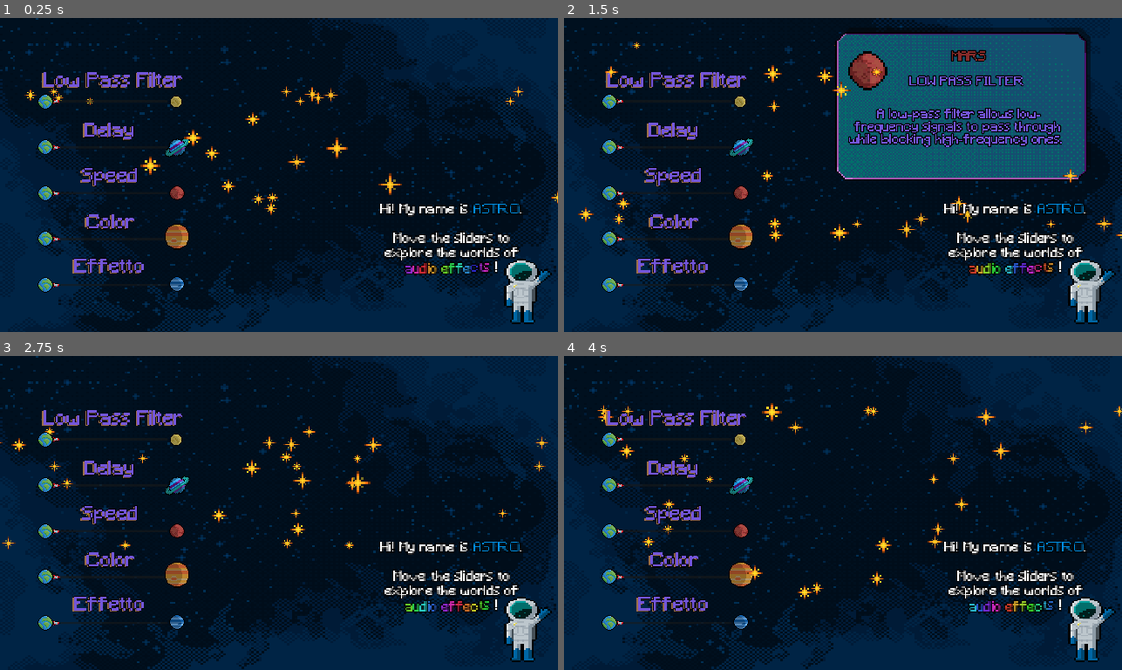
Above: before the commit, frames 1-4 (two rows, left to right).
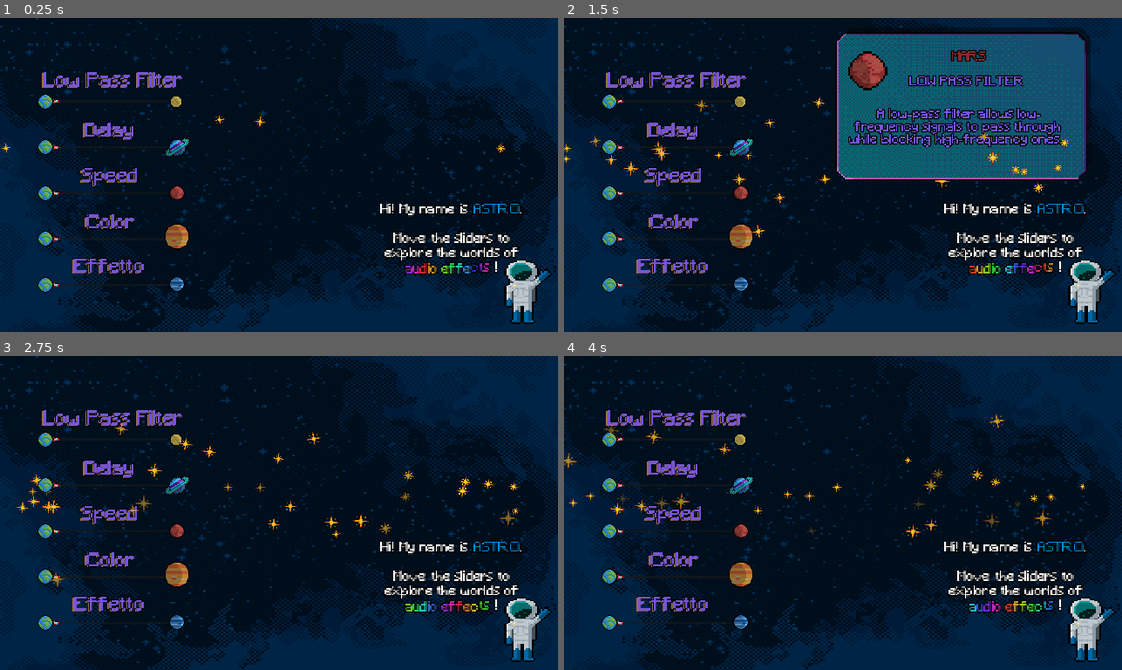
Above: after the commit, the same moments.

Repository: mengo1993/gianluandreeducationalgamejam
Game: Godot game, scene res://game.tscn
Two runs of this game, one before a commit and one after it. Both use one fixed random seed, a clock stepped at 60 frames per second and the inputs below. Sound files missing from this copy of the repository are replaced by a short silence.
Inputs (mouse positions are in pixels of both pictures, inside the frame that each line leads up to):
- Up to frame 1 (0.25 s): no input
- Up to frame 2 (1.5 s): move the mouse to (965, 159) at 0.52 s; move the mouse to (731, 190) at 1.27 s
- Up to frame 3 (2.75 s): move the mouse to (334, 443) at 2.02 s
- Up to frame 4 (4 s): move the mouse to (815, 575) at 2.77 s; move the mouse to (1010, 560) at 3.52 s

The runs differ from the first frame. In frame 1, 0.8% of the frame differs, in the area x 0-100%, y 21-63%; in frame 2, 1.2%; in frame 3, 1.4%; in frame 4, 1.5%, in the area x 0-100%, y 15-78%.

Commit message:
particelle modificate

Diff:
--- a/game.gd
+++ b/game.gd
@@ -6,10 +6,11 @@
 # Your defined constants for particles (remains unchanged)
 const MIN_PARTICLES : int = 8
 const MAX_PARTICLES : int = 100
-const MIN_LIFETIME : float = 0.5
-const MAX_LIFETIME : float = 5.0
-const MIN_SPEED : float = 30.0
-const MAX_SPEED : float = 500.0
+const MIN_LIFETIME : float = 2.0
+const MAX_LIFETIME : float = 8.0
+const MIN_SPEED : float = 1.0
+const MAX_START_SPEED : float = 10.0
+const MAX_SPEED : float = 200.0
 
 # Constants for Hue Variation Range (using -1.0 to 1.0 as the full range)
 # Adjust these based on how much hue variation you want to allow.
@@ -29,7 +30,7 @@
 		if particles1.process_material is ParticleProcessMaterial:
 			var material1 := particles1.process_material as ParticleProcessMaterial
 			material1.initial_velocity_min = MIN_SPEED
-			material1.initial_velocity_max = MIN_SPEED
+			material1.initial_velocity_max = MAX_START_SPEED
 			# Initialize Hue Variation using the correct property names
 			material1.hue_variation_min = MIN_HUE_VARIATION
 			material1.hue_variation_max = MIN_HUE_VARIATION # Start with no variation
@@ -38,12 +39,15 @@
 		particles2.amount = MIN_PARTICLES
 		particles2.lifetime = MIN_LIFETIME
 		if particles2.process_material is ParticleProcessMaterial:
-			var material2 := particles2.process_material as ParticleProcessMaterial
-			material2.initial_velocity_min = MIN_SPEED
-			material2.initial_velocity_max = MIN_SPEED
+			var material2 := particles2.process_material.duplicate() as ParticleProcessMaterial
+			material2.initial_velocity_min = - MIN_SPEED
+			material2.initial_velocity_max = - MAX_START_SPEED
 			# Initialize Hue Variation using the correct property names
 			material2.hue_variation_min = MIN_HUE_VARIATION
 			material2.hue_variation_max = MIN_HUE_VARIATION
+			particles2.process_material = material2
+
+
 
 
 	# --- Audio setup ---
@@ -84,13 +88,12 @@
 
 	if particles1 and particles1.process_material is ParticleProcessMaterial:
 		var material1 := particles1.process_material as ParticleProcessMaterial
-		material1.initial_velocity_min = clamped_value
 		material1.initial_velocity_max = clamped_value
 
 	if particles2 and particles2.process_material is ParticleProcessMaterial:
 		var material2 := particles2.process_material as ParticleProcessMaterial
-		material2.initial_velocity_min = clamped_value
-		material2.initial_velocity_max = clamped_value
+		material2.initial_velocity_min = -clamped_value
+		material2.initial_velocity_max = -MIN_SPEED
 
 func edit_particles_amount(value: float) -> void:
 	$ParticlesManager/Particles.amount = clamp(int(value), MIN_PARTICLES, MAX_PARTICLES)
--- a/game.tscn
+++ b/game.tscn
@@ -385,17 +385,15 @@
 [node name="Particles3" parent="ParticlesManager" instance=ExtResource("1_80nbo")]
 z_index = 1
 texture_filter = 1
-position = Vector2(521, 165)
-scale = Vector2(7, 7)
-amount = 17
+position = Vector2(733, 165)
+scale = Vector2(5, 5)
 texture = SubResource("AtlasTexture_ryrav")
 
 [node name="Particles" parent="ParticlesManager" instance=ExtResource("1_80nbo")]
 z_index = -1
 texture_filter = 1
-position = Vector2(198, 135)
-scale = Vector2(7, 7)
-amount = 17
+position = Vector2(-111, 163)
+scale = Vector2(5, 5)
 texture = SubResource("AtlasTexture_ryrav")
 
 [node name="Planets" type="Node2D" parent="."]
--- a/particles.tscn
+++ b/particles.tscn
@@ -6,17 +6,39 @@
 atlas = ExtResource("1_xnif8")
 region = Rect2(80, 32, 682.5, 16)
 
+[sub_resource type="Curve" id="Curve_xnif8"]
+_data = [Vector2(0, 0.988764), 0.0, 0.0, 0, 0, Vector2(1, 0.157303), -2.67416, 0.0, 0, 0]
+point_count = 2
+
+[sub_resource type="CurveTexture" id="CurveTexture_1nvrg"]
+curve = SubResource("Curve_xnif8")
+
+[sub_resource type="Curve" id="Curve_i1ypt"]
+_data = [Vector2(0, 0.820225), 0.0, 0.0, 0, 0, Vector2(1, 1), 0.0, 0.0, 0, 0]
+point_count = 2
+
+[sub_resource type="CurveTexture" id="CurveTexture_s4h77"]
+curve = SubResource("Curve_i1ypt")
+
 [sub_resource type="ParticleProcessMaterial" id="ParticleProcessMaterial_d8etm"]
 particle_flag_disable_z = true
-spread = 180.0
-initial_velocity_min = 50.0
+angle_min = -9.99999
+angle_max = 10.0
+direction = Vector3(50, 0, 0)
+spread = 5.0
 initial_velocity_max = 50.0
-gravity = Vector3(0, 0, 0)
-scale_max = 2.58
+gravity = Vector3(0, -5, 0)
+linear_accel_min = -20.0
+linear_accel_max = 20.0
+scale_max = 2.0
+scale_curve = SubResource("CurveTexture_s4h77")
+alpha_curve = SubResource("CurveTexture_1nvrg")
 hue_variation_min = 0.2
 hue_variation_max = 0.2
 
 [node name="particles" type="GPUParticles2D"]
 texture = SubResource("AtlasTexture_1nvrg")
-explosiveness = 1.0
+lifetime = 2.0
+explosiveness = 0.3
+randomness = 1.0
 process_material = SubResource("ParticleProcessMaterial_d8etm")
Not shown: 1 places in Slider_theme.tres that only renumber resources
Not shown: 1 places in game.tscn that only renumber resources
Not shown: 1 places in particles.tscn that only renumber resources
